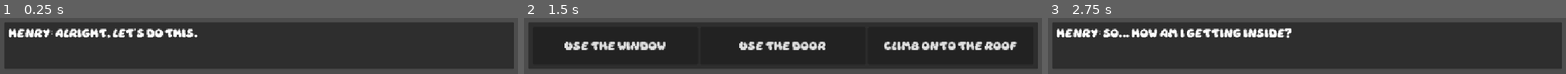
Above: before the commit, frames 1-3 (left to right).
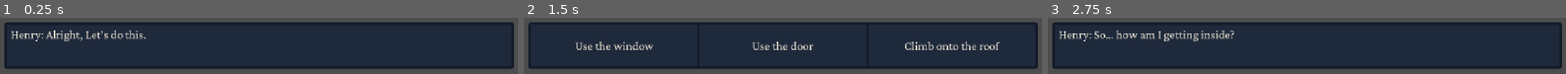
Above: after the commit, the same moments.

Repository: Juicy-J02/CYOA
Game: Godot game, scene res://Scenes/Main.tscn
Two runs of this game, one before a commit and one after it. Both use one fixed random seed, a clock stepped at 60 frames per second and the inputs below.
Inputs (mouse positions are in pixels of both pictures, inside the frame that each line leads up to):
- Up to frame 1 (0.25 s): no input
- Up to frame 2 (1.5 s): tap Enter at 0.5 s; move the mouse to (outside the picture) at 0.52 s; click (outside the picture) at 0.67 s; tap Space at 1.25 s; move the mouse to (outside the picture) at 1.27 s; click (outside the picture) at 1.42 s
- Up to frame 3 (2.75 s): click "Use the window" at 2 s

The runs differ from the first frame. In frame 1, 12% of the frame differs, in the area x 0-100%, y 8-91%; in frame 2, 67%; in frame 3, 13%.

Commit message:
styling of dialog and choices

Diff:
--- a/Scenes/Main.tscn
+++ b/Scenes/Main.tscn
@@ -2,7 +2,7 @@
 
 [ext_resource type="Script" uid="uid://c814w2ng3lnue" path="res://Scripts/main.gd" id="1_rgh2o"]
 [ext_resource type="Script" uid="uid://bkdmx26wcdwo0" path="res://Scripts/ui.gd" id="2_kln2b"]
-[ext_resource type="FontFile" uid="uid://r1yy3li8avii" path="res://Fonts/Daydream DEMO.otf" id="3_rgh2o"]
+[ext_resource type="Theme" uid="uid://bnrnrxx7cccfg" path="res://Themes/mainTheme.tres" id="3_kln2b"]
 
 [node name="Main" type="Node" unique_id=144984912]
 script = ExtResource("1_rgh2o")
@@ -32,15 +32,16 @@
 anchor_bottom = 1.0
 grow_horizontal = 2
 grow_vertical = 2
-theme_override_constants/margin_left = 10
-theme_override_constants/margin_top = 10
-theme_override_constants/margin_right = 10
-theme_override_constants/margin_bottom = 10
+theme_override_constants/margin_left = 6
+theme_override_constants/margin_top = 6
+theme_override_constants/margin_right = 6
+theme_override_constants/margin_bottom = 6
 
 [node name="HBoxContainer" type="HBoxContainer" parent="UI/Panel/MarginContainer" unique_id=963820021]
 layout_mode = 2
+theme = ExtResource("3_kln2b")
+theme_type_variation = &"ChoiceRow"
 
 [node name="RichTextLabel" type="RichTextLabel" parent="UI/Panel/MarginContainer" unique_id=547521451]
 layout_mode = 2
-theme_override_fonts/normal_font = ExtResource("3_rgh2o")
 metadata/_edit_use_anchors_ = true
--- a/Scripts/ui.gd
+++ b/Scripts/ui.gd
@@ -19,10 +19,15 @@
 	for child in choice_buttons.get_children():
 		child.queue_free()
 
-	for choice in choices:
+	for i in choices.size():
+		var choice = choices[i]
+
+		if i > 0:
+			var divider = VSeparator.new()
+			choice_buttons.add_child(divider)
+
 		var button = Button.new()
 		button.text = choice["text"]
-		button.theme = load("res://Themes/buttonTheme.tres")
 		button.size_flags_horizontal = Control.SIZE_EXPAND_FILL
 		choice_buttons.add_child(button)
 		button.pressed.connect(StoryManager.choice_selected.bind(choice["next"]))
--- /dev/null
+++ b/Themes/mainTheme.tres
@@ -0,0 +1,66 @@
+[gd_resource type="Theme" format=3 uid="uid://bnrnrxx7cccfg"]
+
+[ext_resource type="FontFile" uid="uid://b657o8omahjve" path="res://Fonts/CrimsonPro-Regular.ttf" id="1_ocm8a"]
+
+[sub_resource type="StyleBoxFlat" id="StyleBoxFlat_ocm8a"]
+bg_color = Color(0.11764706, 0.16078432, 0.23137255, 1)
+border_color = Color(0.07265624, 0.10476253, 0.15730706, 1)
+
+[sub_resource type="StyleBoxEmpty" id="StyleBoxEmpty_idj7w"]
+
+[sub_resource type="StyleBoxFlat" id="StyleBoxFlat_tgr0p"]
+bg_color = Color(0.09839661, 0.13684511, 0.19976532, 1)
+border_color = Color(0.07265624, 0.10476253, 0.15730706, 1)
+
+[sub_resource type="StyleBoxFlat" id="StyleBoxFlat_ax7sj"]
+bg_color = Color(0.11764706, 0.16078432, 0.23137255, 1)
+border_color = Color(0.07265624, 0.10476253, 0.15730706, 1)
+
+[sub_resource type="StyleBoxFlat" id="StyleBoxFlat_c3mhq"]
+bg_color = Color(0.074204974, 0.1074196, 0.16056561, 1)
+border_color = Color(0.07265624, 0.10476253, 0.15730706, 1)
+
+[sub_resource type="StyleBoxFlat" id="StyleBoxFlat_idj7w"]
+bg_color = Color(0.11764706, 0.16078432, 0.23137255, 1)
+border_width_left = 6
+border_width_top = 6
+border_width_right = 6
+border_width_bottom = 6
+border_color = Color(0.07265624, 0.10476253, 0.15730706, 1)
+corner_radius_top_left = 6
+corner_radius_top_right = 6
+corner_radius_bottom_right = 6
+corner_radius_bottom_left = 6
+
+[sub_resource type="StyleBoxEmpty" id="StyleBoxEmpty_ocm8a"]
+content_margin_left = 8.0
+content_margin_top = 5.0
+content_margin_right = 8.0
+content_margin_bottom = 5.0
+
+[sub_resource type="StyleBoxLine" id="StyleBoxLine_ocm8a"]
+color = Color(0.07450981, 0.105882354, 0.15686275, 1)
+grow_begin = 4.0
+grow_end = 4.0
+thickness = 4
+vertical = true
+
+[resource]
+default_font = ExtResource("1_ocm8a")
+default_font_size = 26
+Button/colors/font_color = Color(0.93333334, 0.9019608, 0.83137256, 1)
+Button/colors/font_focus_color = Color(0.93333334, 0.9019608, 0.83137256, 1)
+Button/colors/font_hover_color = Color(0.93333334, 0.9019608, 0.83137256, 1)
+Button/colors/font_hover_pressed_color = Color(0.93333334, 0.9019608, 0.83137256, 1)
+Button/colors/font_pressed_color = Color(0.93333334, 0.9019608, 0.83137256, 1)
+Button/styles/disabled = SubResource("StyleBoxFlat_ocm8a")
+Button/styles/focus = SubResource("StyleBoxEmpty_idj7w")
+Button/styles/hover = SubResource("StyleBoxFlat_tgr0p")
+Button/styles/normal = SubResource("StyleBoxFlat_ax7sj")
+Button/styles/pressed = SubResource("StyleBoxFlat_c3mhq")
+ChoiceRow/base_type = &"HBoxContainer"
+ChoiceRow/constants/separation = 0
+Panel/styles/panel = SubResource("StyleBoxFlat_idj7w")
+RichTextLabel/colors/default_color = Color(0.93333334, 0.9019608, 0.83137256, 1)
+RichTextLabel/styles/normal = SubResource("StyleBoxEmpty_ocm8a")
+VSeparator/styles/separator = SubResource("StyleBoxLine_ocm8a")
--- a/project.godot
+++ b/project.godot
@@ -26,6 +26,10 @@
 window/stretch/mode="canvas_items"
 window/stretch/aspect="expand"
 
+[gui]
+
+theme/custom="uid://bnrnrxx7cccfg"
+
 [physics]
 
 3d/physics_engine="Jolt Physics"
Binary file added: Fonts/Cinzel-Bold.ttf
Not shown, added: Fonts/Cinzel-Bold.ttf.import
Not shown, added: Fonts/Cinzel-OFL.txt
Binary file added: Fonts/Cinzel-Regular.ttf
Not shown, added: Fonts/Cinzel-Regular.ttf.import
Binary file added: Fonts/CrimsonPro-Bold.ttf
Not shown, added: Fonts/CrimsonPro-Bold.ttf.import
Not shown, added: Fonts/CrimsonPro-OFL.txt
Binary file added: Fonts/CrimsonPro-Regular.ttf
Not shown, added: Fonts/CrimsonPro-Regular.ttf.import
